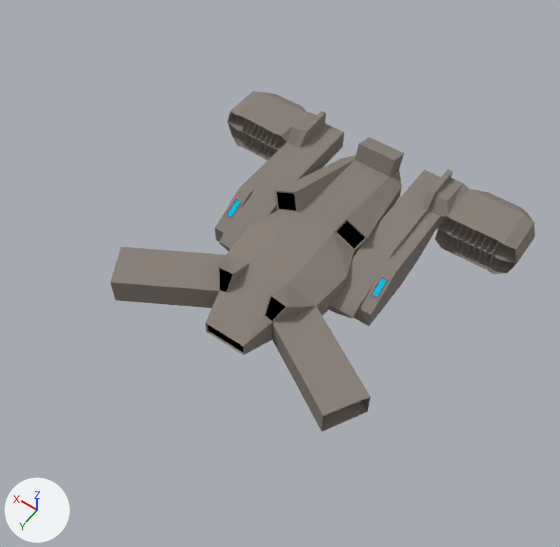
One commit to the Blender file Art/models/spaceship1.blend: the scene before it, then after it.
Rendered twice from a 50 mm lens placed at (-15.7, 25.2, 34.8), pointed at (-0.5, 4.0, 1.5). The axes (+X, +Y, +Z) are drawn at lower left. The lights are the same throughout.
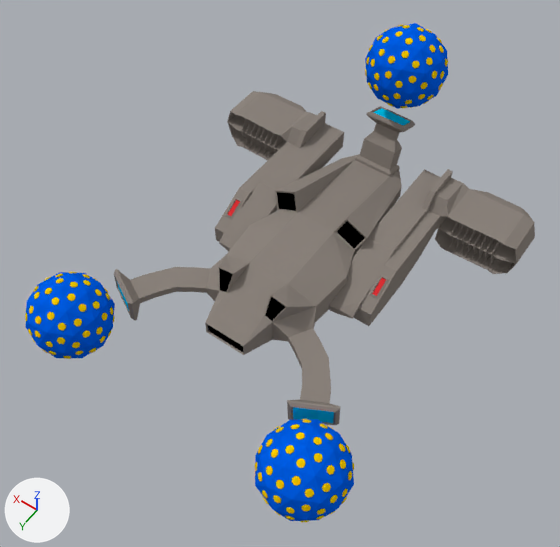
Scene script edits in JSON lines:
```json
{"op": "set", "path": "mat_lights.base_color", "old": "(0.0, 0.586, 0.933)", "new": "(0.741, 0.0329, 0.0381)", "note": "cyan #00c9f7 -> red #df3337"}
{"op": "add", "block": "mat_gravity_beam_lights", "code": ["mat_gravity_beam_lights = diffuse_material('Gravity beam lights')", "mat_gravity_beam_lights.base_color = (0.0, 0.638, 1.0)  # cyan #00d1ff"]}
{"block": "me_cube_001", "where": "# used by ob_cube; location = (0.0, 0.0, 0.0); scale = (1.49, 1.49, 1.49)"}
{"op": "remove", "block": "me_cube_001", "code": "me_cube_001.from_pydata(...)  # 88 vertices, 92 faces; spans x -5.57..5.57, y -5.45..6.38, z -1.0..1.7"}
{"op": "add", "block": "me_cube_001", "code": "me_cube_001.from_pydata(...)  # 184 vertices, 191 faces; spans x -5.03..5.03, y -6.0..6.66, z -1.0..2.71"}
{"block": "me_cube_001", "change": "me_cube_001 part 1"}
{"block": "me_cube_001", "change": "8 vertices are removed from x -5.57..5.57, y 4.87..6.38, z -0.57..0.57"}
{"block": "me_cube_001", "change": "8 faces are deleted"}
{"block": "me_cube_001", "change": "72 vertices are added at x -5.03..5.03, y 3.47..6.66, z -0.61..0.52"}
{"block": "me_cube_001", "change": "72 new faces join them, mat_ship (grey #8b837c)"}
{"block": "me_cube_001", "change": "2 new faces join them, mat_gravity_beam_lights (cyan #00d1ff)"}
{"block": "me_cube_001", "change": "me_cube_001 part 2"}
{"block": "me_cube_001", "change": "4 vertices are removed from x -0.85..0.85, y -5.45..-4.59, z 0.99..1.25"}
{"block": "me_cube_001", "change": "5 faces are deleted"}
{"block": "me_cube_001", "change": "36 vertices are added at x -0.91..0.86, y -6.0..-4.39, z 0.34..2.71"}
{"block": "me_cube_001", "change": "37 new faces join them, mat_ship (grey #8b837c)"}
{"block": "me_cube_001", "change": "1 new face joins them, mat_gravity_beam_lights (cyan #00d1ff)"}
{"op": "add", "block": "me_cube_001", "code": "me_cube_001.materials.append(mat_gravity_beam_lights)  # cyan #00d1ff"}
{"op": "set", "path": "ob_icosphere_002.location", "old": "(0.0, -8.04, 3.34)", "new": "(-0.01, -9.25, 6.72)"}
{"op": "remove", "block": "ob_icosphere_002", "code": "ob_icosphere_002.hide_set(True)  # its collection is switched off"}
{"op": "set", "path": "ob_icosphere_001.location", "old": "(10.05, 9.92, 0.0)", "new": "(7.79, 12.04, -0.03)"}
{"op": "remove", "block": "ob_icosphere_001", "code": "ob_icosphere_001.hide_set(True)  # its collection is switched off"}
{"op": "set", "path": "ob_icosphere.location", "old": "(-9.82, 9.66, 0.0)", "new": "(-7.63, 12.01, -0.03)"}
{"op": "remove", "block": "ob_icosphere", "code": "ob_icosphere.hide_set(True)  # its collection is switched off"}
```

Where the change shows, as pixel boxes [x1, y1, x2, y2] in the pictures (560 x 547 px):
```json
{"object": "Cube", "change": "reshaped", "before": [110, 137, 404, 431], "after": [114, 106, 415, 425], "on screen": "8% taller"}
{"object": "Icosphere", "change": "shown", "after": [255, 419, 354, 522]}
{"object": "Icosphere.001", "change": "shown", "after": [25, 272, 115, 359]}
{"object": "Icosphere.002", "change": "shown", "after": [365, 23, 448, 109]}
{"part": 1, "of": "me_cube_001", "change": "built on", "before": [110, 247, 370, 431], "after": [114, 255, 340, 425]}
{"part": 2, "of": "me_cube_001", "change": "built on", "before": [355, 137, 404, 177], "after": [355, 106, 415, 177]}
```
